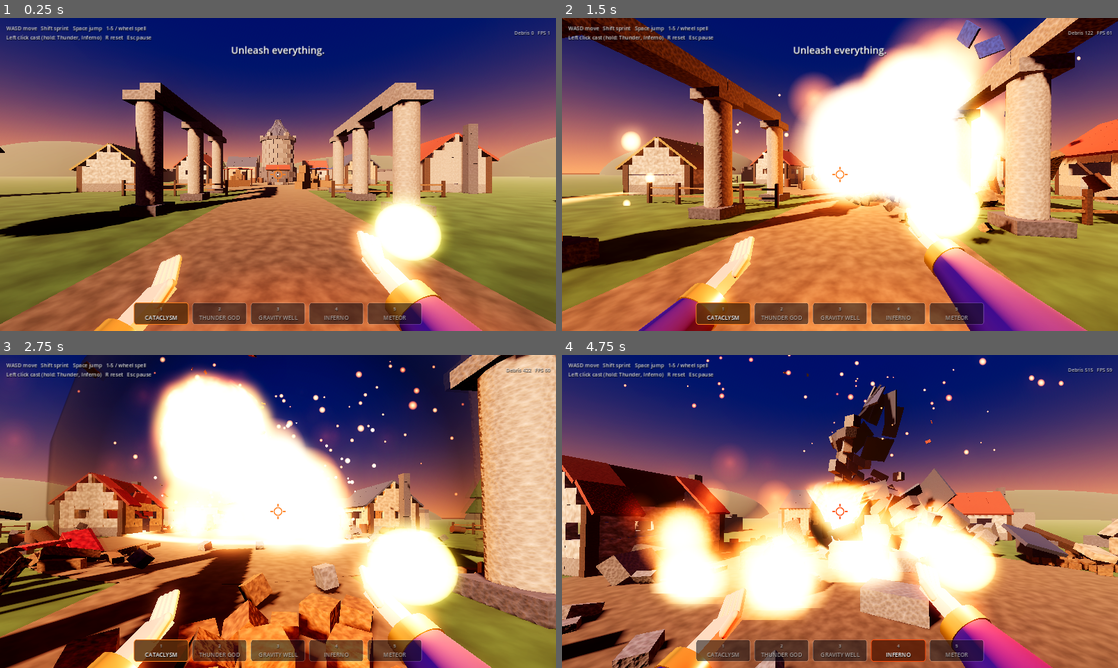
Above: before the commit, frames 1-4 (two rows, left to right).
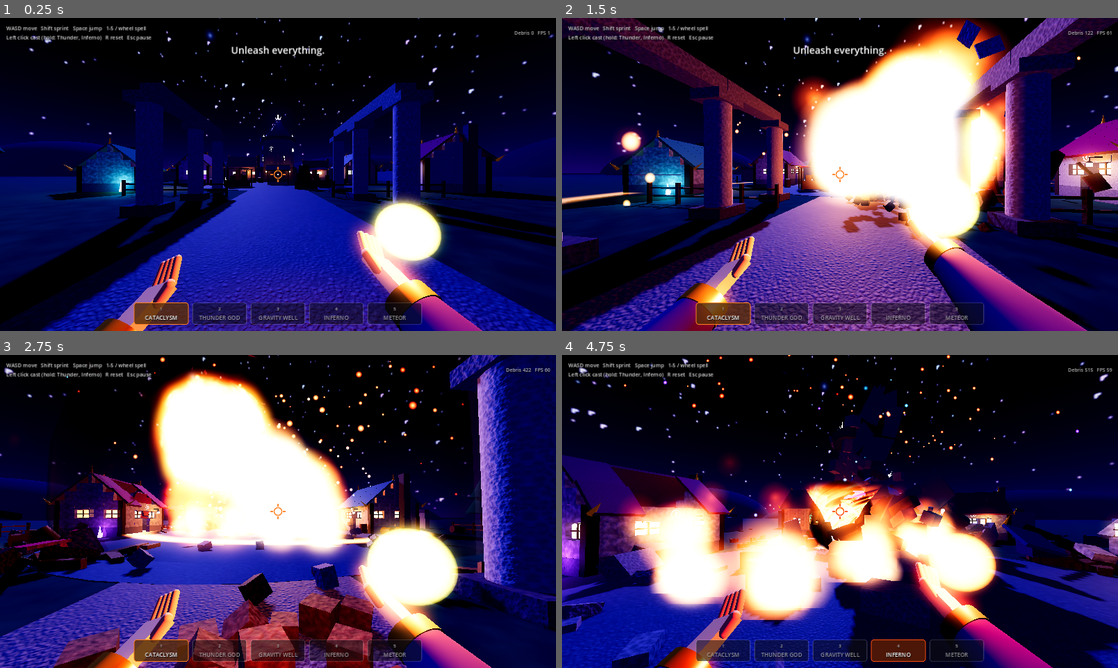
Above: after the commit, the same moments.

Repository: varneykirk55-collab/wizard-sandbox-
Game: Godot game, scene res://scenes/main.tscn
The game is run twice, just before and just after one commit, with the same random seed, the same clock (stepped at 60 frames per second) and the same inputs.
Inputs (mouse positions are in pixels of both pictures, inside the frame that each line leads up to):
- Up to frame 1 (0.25 s): no input
- Up to frame 2 (1.5 s): tap Enter at 0.5 s; move the mouse to (867, 174) at 0.52 s; press the mouse at (867, 174) at 0.53 s; hold W (move_forward) from 0.53 s (still down); tap Space (jump) at 0.77 s; move the mouse to (812, 174) at 1.27 s; release the mouse at (812, 174) at 1.28 s; click (812, 174) at 1.35 s
- Up to frame 3 (2.75 s): keep holding W (move_forward); tap Space (jump) at 1.52 s; move the mouse to (289, 505) at 2.02 s; press the mouse at (289, 505) at 2.03 s; tap 1 (spell_1) at 2.1 s
- Up to frame 4 (4.75 s): keep holding W (move_forward); move the mouse to (834, 517) at 2.77 s; release the mouse at (834, 517) at 2.78 s; tap 2 (spell_2) at 2.85 s; tap Space (jump) at 3.02, 3.77, 4.52 s; click (834, 517) at 3.05 s; move the mouse to (878, 514) at 3.52 s; press the mouse at (878, 514) at 3.53 s; tap 3 (spell_3) at 3.6 s; move the mouse to (795, 508) at 4.27 s; release the mouse at (795, 508) at 4.28 s; tap 4 (spell_4) at 4.35 s; click (795, 508) at 4.55 s

The runs differ from the first frame. In frame 1, 97% of the frame differs, in the area x 0-100%, y 0-100%; in frame 2, 85%; in frame 3, 83%; in frame 4, 89%.

Commit message:
Phase A: enchanted night environment, palette, reusable decorations
Night sky with stars, moonlight, mist and motes; restyled materials and
cobblestone ground; Decor autoload with window, lantern, crystal, finial,
curl, rune and sign attached to destructible pieces on houses, tower, gate.
Destruction specs, spells, audio and input untouched. Not run in Godot.

Co-Authored-By: Claude Fable 5.2 <noreply@anthropic.com>
Claude-Session: https://claude.ai/code/session_01Ma6tayDxpS1caL6fiJ29CF

Diff:
--- a/project.godot
+++ b/project.godot
@@ -15,6 +15,7 @@
 AudioManager="*res://scripts/audio/audio_manager.gd"
 DM="*res://scripts/destruction/destruction_manager.gd"
 FX="*res://scripts/fx/fx.gd"
+Decor="*res://scripts/world/decor.gd"
 
 [display]
 
--- a/scripts/destruction/destruction_manager.gd
+++ b/scripts/destruction/destruction_manager.gd
@@ -313,21 +313,21 @@
 # ---------------------------------------------------------------------------
 
 func _build_materials() -> void:
-	materials["stone"] = _mat(Color(0.62, 0.6, 0.57), 0.92, 0.8, true, 0.05)
-	materials["stone_dark"] = _mat(Color(0.4, 0.4, 0.43), 0.95, 0.8, true, 0.05)
-	materials["stone_light"] = _mat(Color(0.78, 0.74, 0.66), 0.9, 0.8, true, 0.06)
+	materials["stone"] = _mat(Color(0.52, 0.5, 0.62), 0.92, 0.8, true, 0.05)
+	materials["stone_dark"] = _mat(Color(0.3, 0.29, 0.42), 0.95, 0.8, true, 0.05)
+	materials["stone_light"] = _mat(Color(0.7, 0.68, 0.8), 0.9, 0.8, true, 0.06)
 	materials["rock"] = _mat(Color(0.2, 0.17, 0.15), 1.0, 0.6, true, 0.04)
-	materials["plaster"] = _mat(Color(0.9, 0.86, 0.76), 0.85, 0.5, false, 0.02)
-	materials["plaster_warm"] = _mat(Color(0.88, 0.74, 0.56), 0.85, 0.5, false, 0.02)
-	materials["timber"] = _mat(Color(0.3, 0.2, 0.13), 0.8, 1.2, false, 0.03)
-	materials["wood"] = _mat(Color(0.58, 0.42, 0.25), 0.75, 1.2, false, 0.03)
-	materials["barrel"] = _mat(Color(0.45, 0.28, 0.16), 0.7, 1.4, false, 0.04)
-	materials["roof_red"] = _mat(Color(0.66, 0.24, 0.16), 0.8, 1.6, true, 0.08)
-	materials["roof_slate"] = _mat(Color(0.28, 0.33, 0.42), 0.6, 1.6, true, 0.08)
-	materials["thatch"] = _mat(Color(0.74, 0.62, 0.33), 1.0, 2.0, false, 0.06)
-	materials["cloth_red"] = _mat(Color(0.75, 0.15, 0.18), 0.9, 1.0, false, 0.02)
-	materials["cloth_blue"] = _mat(Color(0.18, 0.32, 0.7), 0.9, 1.0, false, 0.02)
-	materials["leaf"] = _mat(Color(0.16, 0.36, 0.17), 0.95, 1.0, false, 0.07)
+	materials["plaster"] = _mat(Color(0.82, 0.78, 0.88), 0.85, 0.5, false, 0.02)
+	materials["plaster_warm"] = _mat(Color(0.86, 0.7, 0.64), 0.85, 0.5, false, 0.02)
+	materials["timber"] = _mat(Color(0.22, 0.14, 0.15), 0.8, 1.2, false, 0.03)
+	materials["wood"] = _mat(Color(0.5, 0.34, 0.27), 0.75, 1.2, false, 0.03)
+	materials["barrel"] = _mat(Color(0.4, 0.24, 0.21), 0.7, 1.4, false, 0.04)
+	materials["roof_red"] = _mat(Color(0.56, 0.16, 0.42), 0.8, 1.6, true, 0.08)
+	materials["roof_slate"] = _mat(Color(0.16, 0.3, 0.58), 0.6, 1.6, true, 0.08)
+	materials["thatch"] = _mat(Color(0.26, 0.5, 0.5), 1.0, 2.0, false, 0.06)
+	materials["cloth_red"] = _mat(Color(0.78, 0.15, 0.42), 0.9, 1.0, false, 0.02)
+	materials["cloth_blue"] = _mat(Color(0.2, 0.36, 0.88), 0.9, 1.0, false, 0.02)
+	materials["leaf"] = _mat(Color(0.1, 0.36, 0.34), 0.95, 1.0, false, 0.07)
 
 
 func _mat(color: Color, rough: float, uv: float, cellular: bool, freq: float) -> StandardMaterial3D:
--- a/scripts/destruction/structure.gd
+++ b/scripts/destruction/structure.gd
@@ -4,6 +4,8 @@
 ## collapse, and restores itself 180 s after it was first damaged.
 
 var specs: Array = []
+var decor: Array = []     # decorations riding on pieces (see Decor autoload)
+var marks: Array = []     # builder notes, e.g. window openings
 var pieces: Array = []
 var total := 0
 var loose_count := 0
@@ -19,6 +21,27 @@
 
 func add_cyl(diameter: float, height: float, pos: Vector3, mat: String = "stone", hp: float = 100.0, cone: bool = false) -> void:
 	specs.append({"dim": Vector3(diameter, height, diameter), "kind": 2 if cone else 1, "mat": mat, "hp": hp, "density": 1.0, "xform": Transform3D(Basis.IDENTITY, pos)})
+
+
+## Attaches a decoration to whichever piece is closest to `pos` (structure
+## space). Call after the pieces it should ride on have been added.
+func decorate(kind: String, pos: Vector3, bas: Basis = Basis.IDENTITY, tint: Color = Color(1, 1, 1), lit: bool = false) -> void:
+	var best := -1
+	var best_d := 1.0e9
+	for i in specs.size():
+		var xf: Transform3D = specs[i]["xform"]
+		var d: Vector3 = specs[i]["dim"]
+		var lp := xf.affine_inverse() * pos
+		var h := d * 0.5
+		var cl := Vector3(clampf(lp.x, -h.x, h.x), clampf(lp.y, -h.y, h.y), clampf(lp.z, -h.z, h.z))
+		var dist := lp.distance_to(cl)
+		if dist < best_d:
+			best_d = dist
+			best = i
+	if best < 0:
+		return
+	var pxf: Transform3D = specs[best]["xform"]
+	decor.append({"piece": best, "kind": kind, "xform": pxf.affine_inverse() * Transform3D(bas, pos), "tint": tint, "lit": lit})
 
 
 ## (Re)creates every piece from the blueprint.
@@ -48,6 +71,8 @@
 		else:
 			bounds = bounds.merge(box)
 	_link_supports(aabbs)
+	for dc in decor:
+		Decor.attach(pieces[dc["piece"]], dc["kind"], dc["xform"], dc["tint"], dc["lit"])
 	center = global_transform * bounds.get_center()
 	radius = bounds.size.length() * 0.5
 
@@ -93,6 +118,7 @@
 		damaged_at = DM.now
 	loose_count += 1
 	last_touch = DM.now
+	Decor.on_loosened(piece)
 	for d in piece.dependents:
 		if is_instance_valid(d) and not d.is_loose:
 			d.check_support()
--- a/scripts/main.gd
+++ b/scripts/main.gd
@@ -41,43 +41,69 @@
 
 
 func _build_environment() -> void:
+	# Enchanted night: indigo sky with stars, cool moonlight, purple mist.
 	var sky_mat := ProceduralSkyMaterial.new()
-	sky_mat.sky_top_color = Color(0.09, 0.15, 0.36)
-	sky_mat.sky_horizon_color = Color(0.9, 0.52, 0.34)
-	sky_mat.ground_bottom_color = Color(0.05, 0.05, 0.07)
-	sky_mat.ground_horizon_color = Color(0.7, 0.42, 0.3)
-	sky_mat.sun_angle_max = 25.0
+	sky_mat.sky_top_color = Color(0.015, 0.02, 0.09)
+	sky_mat.sky_horizon_color = Color(0.2, 0.11, 0.36)
+	sky_mat.ground_bottom_color = Color(0.01, 0.01, 0.03)
+	sky_mat.ground_horizon_color = Color(0.14, 0.08, 0.26)
+	sky_mat.sun_angle_max = 4.0
+	sky_mat.sky_cover = _star_texture()
+	sky_mat.sky_cover_modulate = Color(1, 1, 1, 1)
 	var sky := Sky.new()
 	sky.sky_material = sky_mat
 	var env := Environment.new()
 	env.background_mode = Environment.BG_SKY
 	env.sky = sky
-	env.ambient_light_source = Environment.AMBIENT_SOURCE_SKY
-	env.ambient_light_energy = 0.75
+	env.ambient_light_source = Environment.AMBIENT_SOURCE_COLOR
+	env.ambient_light_color = Color(0.3, 0.29, 0.6)
+	env.ambient_light_energy = 0.6
 	env.tonemap_mode = Environment.TONE_MAPPER_ACES
 	env.tonemap_white = 6.0
 	env.glow_enabled = true
-	env.glow_intensity = 0.9
-	env.glow_bloom = 0.12
+	env.glow_intensity = 1.0
+	env.glow_bloom = 0.1
 	env.glow_hdr_threshold = 1.0
 	env.glow_blend_mode = Environment.GLOW_BLEND_MODE_ADDITIVE
 	env.fog_enabled = true
-	env.fog_light_color = Color(0.62, 0.46, 0.4)
-	env.fog_density = 0.0035
-	env.fog_sun_scatter = 0.3
+	env.fog_light_color = Color(0.13, 0.09, 0.27)
+	env.fog_density = 0.005
+	env.fog_sky_affect = 0.25
+	env.fog_height = 2.5
+	env.fog_height_density = 0.04
 	env.adjustment_enabled = true
 	env.adjustment_contrast = 1.08
-	env.adjustment_saturation = 1.12
+	env.adjustment_saturation = 1.2
 	var we := WorldEnvironment.new()
 	we.environment = env
 	add_child(we)
-	var sun := DirectionalLight3D.new()
-	sun.rotation_degrees = Vector3(-32.0, -37.0, 0.0)
-	sun.light_color = Color(1.0, 0.82, 0.64)
-	sun.light_energy = 1.6
-	sun.shadow_enabled = true
-	sun.directional_shadow_max_distance = 130.0
-	add_child(sun)
+	# The moon hangs behind the village, rim-lighting the silhouettes.
+	var moon := DirectionalLight3D.new()
+	moon.rotation_degrees = Vector3(-35.0, -160.0, 0.0)
+	moon.light_color = Color(0.56, 0.64, 1.0)
+	moon.light_energy = 0.7
+	moon.shadow_enabled = true
+	moon.directional_shadow_max_distance = 130.0
+	add_child(moon)
+	# Drifting magical motes over the village.
+	var motes: GPUParticles3D = FX.particles({"mat": "magic", "amount": 140, "life": 7.0, "radius": 30.0, "vel": Vector2(0.1, 0.5), "grav": Vector3(0.0, 0.05, 0.0), "scale": Vector2(0.1, 0.26), "curve": [[0.0, 0.0], [0.3, 1.0], [0.7, 1.0], [1.0, 0.0]], "colors": [Color(0.3, 0.95, 1.0, 0.0), Color(0.3, 0.95, 1.0, 0.8), Color(0.7, 0.4, 1.0, 0.8), Color(0.7, 0.4, 1.0, 0.0)]})
+	motes.position = Vector3(0.0, 5.0, -4.0)
+	add_child(motes)
+
+
+func _star_texture() -> ImageTexture:
+	var img := Image.create(1024, 512, false, Image.FORMAT_RGBA8)
+	img.fill(Color(0, 0, 0, 1))
+	for i in 1400:
+		var x := randi_range(1, 1022)
+		var y := randi_range(1, 250)
+		var b := randf_range(0.35, 1.0)
+		var c := Color(b * randf_range(0.8, 1.0), b * randf_range(0.8, 1.0), b, 1.0)
+		img.set_pixel(x, y, c)
+		if b > 0.9:
+			img.set_pixel(x + 1, y, c)
+			img.set_pixel(x, y + 1, c)
+	return ImageTexture.create_from_image(img)
 
 
 func _build_ground() -> void:
@@ -92,7 +118,7 @@
 	body.add_child(col)
 	add_child(body)
 
-	var grass := _ground_mat(Color(0.3, 0.42, 0.2), 0.08)
+	var grass := _ground_mat(Color(0.13, 0.27, 0.23), 0.08, false)
 	var mi := MeshInstance3D.new()
 	var pm := PlaneMesh.new()
 	pm.size = Vector2(600.0, 600.0)
@@ -100,8 +126,8 @@
 	mi.material_override = grass
 	add_child(mi)
 
-	# Dirt plaza and the road in from the spawn point (visual only).
-	var dirt := _ground_mat(Color(0.5, 0.41, 0.3), 0.25)
+	# Cobblestone plaza and road in from the spawn point (visual only).
+	var dirt := _ground_mat(Color(0.42, 0.4, 0.55), 0.45, true)
 	var plaza := MeshInstance3D.new()
 	var cm := CylinderMesh.new()
 	cm.top_radius = 12.5
@@ -124,7 +150,7 @@
 
 	# Distant hills for a readable horizon.
 	var hill_mat := StandardMaterial3D.new()
-	hill_mat.albedo_color = Color(0.16, 0.24, 0.16)
+	hill_mat.albedo_color = Color(0.07, 0.06, 0.15)
 	hill_mat.roughness = 1.0
 	var sm := SphereMesh.new()
 	sm.radius = 1.0
@@ -141,10 +167,13 @@
 		add_child(hill)
 
 
-func _ground_mat(color: Color, uv: float) -> StandardMaterial3D:
+func _ground_mat(color: Color, uv: float, cobble: bool) -> StandardMaterial3D:
 	var n := FastNoiseLite.new()
-	n.frequency = 0.02
-	n.fractal_octaves = 5
+	n.frequency = 0.05 if cobble else 0.02
+	n.fractal_octaves = 2 if cobble else 5
+	if cobble:
+		n.noise_type = FastNoiseLite.TYPE_CELLULAR
+		n.cellular_return_type = FastNoiseLite.RETURN_DISTANCE2_SUB
 	var ramp := Gradient.new()
 	ramp.offsets = PackedFloat32Array([0.0, 1.0])
 	ramp.colors = PackedColorArray([Color(0.6, 0.6, 0.6), Color(1, 1, 1)])
@@ -157,7 +186,17 @@
 	var m := StandardMaterial3D.new()
 	m.albedo_color = color
 	m.albedo_texture = tex
-	m.roughness = 1.0
+	m.roughness = 0.8 if cobble else 1.0
+	if cobble:
+		var ntex := NoiseTexture2D.new()
+		ntex.width = 512
+		ntex.height = 512
+		ntex.seamless = true
+		ntex.noise = n
+		ntex.as_normal_map = true
+		ntex.bump_strength = 10.0
+		m.normal_enabled = true
+		m.normal_texture = ntex
 	m.uv1_triplanar = true
 	m.uv1_world_triplanar = true
 	m.uv1_scale = Vector3.ONE * uv
--- /dev/null
+++ b/scripts/world/decor.gd
@@ -0,0 +1,150 @@
+extends Node
+## Reusable magical decorations (autoload "Decor"). Visual only: no collision,
+## no health. Each decoration is parented to the mesh of one destructible
+## piece, so it rides along when that piece breaks loose, shrinks with it when
+## it is consumed, vanishes when it shatters, and is recreated on rebuild.
+##
+## Kinds: window, lantern, crystal, finial, curl, rune, sign.
+## Local frame: origin at the attach point, +Z out of the wall, +Y up.
+
+var _mats: Dictionary = {}
+var _meshes: Dictionary = {}
+
+
+func _ready() -> void:
+	_mats["iron"] = _plain(Color(0.08, 0.08, 0.11), 0.6, 0.5, Color(0, 0, 0), 0.0)
+	_mats["timber"] = _plain(Color(0.2, 0.13, 0.11), 0.0, 0.85, Color(0, 0, 0), 0.0)
+	_mats["gold"] = _plain(Color(0.95, 0.72, 0.28), 0.9, 0.3, Color(0.7, 0.45, 0.12), 0.45)
+
+
+func attach(piece, kind: String, xform: Transform3D, tint: Color, lit: bool) -> void:
+	var root := Node3D.new()
+	root.transform = xform
+	piece.mesh_instance.add_child(root)
+	match kind:
+		"window":
+			_add(root, _box(0.84, 0.84, 0.07), _glow(tint, 2.6), Vector3.ZERO)
+			_add(root, _box(0.07, 0.92, 0.12), _mats["timber"], Vector3.ZERO)
+			_add(root, _box(0.92, 0.07, 0.12), _mats["timber"], Vector3.ZERO)
+		"lantern":
+			_add(root, _box(0.06, 0.06, 0.55), _mats["iron"], Vector3(0.0, 0.0, 0.27))
+			_add(root, _box(0.025, 0.2, 0.025), _mats["iron"], Vector3(0.0, -0.12, 0.5))
+			_add(root, _cone(0.17, 0.12, 4), _mats["iron"], Vector3(0.0, -0.26, 0.5))
+			_add(root, _box(0.2, 0.26, 0.2), _glow(tint, 4.0), Vector3(0.0, -0.45, 0.5))
+			if lit:
+				_light(root, tint, 1.8, 9.0, Vector3(0.0, -0.45, 0.65))
+		"crystal":
+			var g := _glow(tint, 3.5)
+			_add(root, _cone(0.2, 1.1, 5), g, Vector3(0.0, 0.5, 0.0))
+			_add(root, _cone(0.14, 0.75, 5), g, Vector3(0.22, 0.3, 0.05), Vector3(0.0, 0.0, -0.45))
+			_add(root, _cone(0.12, 0.6, 5), g, Vector3(-0.18, 0.25, 0.12), Vector3(0.3, 0.0, 0.5))
+			if lit:
+				_light(root, tint, 1.6, 8.0, Vector3(0.0, 0.8, 0.0))
+		"finial":
+			_add(root, _sphere(0.11), _mats["gold"], Vector3(0.0, 0.06, 0.0))
+			_add(root, _cone(0.09, 0.6, 8), _mats["gold"], Vector3(0.0, 0.4, 0.0))
+		"curl":
+			_add(root, _cone(0.12, 0.85, 6), _mats["gold"], Vector3(0.0, 0.0, 0.3), Vector3(PI * 0.5, 0.0, 0.0))
+		"rune":
+			var r := _glow(tint, 3.0)
+			_add(root, _torus(0.22, 0.27), r, Vector3.ZERO, Vector3(PI * 0.5, 0.0, 0.0))
+			_add(root, _box(0.04, 0.3, 0.03), r, Vector3.ZERO)
+			_add(root, _box(0.2, 0.04, 0.03), r, Vector3(0.0, 0.05, 0.0), Vector3(0.0, 0.0, 0.6))
+			_add(root, _box(0.2, 0.04, 0.03), r, Vector3(0.0, -0.05, 0.0), Vector3(0.0, 0.0, -0.6))
+		"sign":
+			_add(root, _box(0.05, 0.05, 1.0), _mats["iron"], Vector3(0.0, 0.0, 0.5))
+			_add(root, _box(0.06, 0.5, 0.8), _mats["timber"], Vector3(0.0, -0.38, 0.55))
+			_add(root, _box(0.09, 0.26, 0.26), _glow(tint, 3.0), Vector3(0.0, -0.38, 0.55), Vector3(PI * 0.25, 0.0, 0.0))
+
+
+## A piece carrying decorations has broken loose: its lights go out.
+func on_loosened(piece) -> void:
+	for l in piece.mesh_instance.find_children("*", "OmniLight3D", true, false):
+		var tw: Tween = l.create_tween()
+		tw.tween_property(l, "light_energy", 0.0, 0.5)
+
+
+func _add(root: Node3D, mesh: Mesh, mat: Material, pos: Vector3, rot: Vector3 = Vector3.ZERO) -> void:
+	var mi := MeshInstance3D.new()
+	mi.mesh = mesh
+	mi.material_override = mat
+	mi.position = pos
+	mi.rotation = rot
+	mi.cast_shadow = GeometryInstance3D.SHADOW_CASTING_SETTING_OFF
+	root.add_child(mi)
+
+
+func _light(root: Node3D, color: Color, energy: float, rng: float, pos: Vector3) -> void:
+	var l := OmniLight3D.new()
+	l.light_color = color
+	l.light_energy = energy
+	l.omni_range = rng
+	l.omni_attenuation = 1.5
+	l.shadow_enabled = false
+	l.position = pos
+	root.add_child(l)
+
+
+func _plain(color: Color, metallic: float, rough: float, emission: Color, energy: float) -> StandardMaterial3D:
+	var m := StandardMaterial3D.new()
+	m.albedo_color = color
+	m.metallic = metallic
+	m.roughness = rough
+	if energy > 0.0:
+		m.emission_enabled = true
+		m.emission = emission
+		m.emission_energy_multiplier = energy
+	return m
+
+
+func _glow(tint: Color, energy: float) -> StandardMaterial3D:
+	var key := "glow_%s_%.1f" % [tint.to_html(false), energy]
+	if not _mats.has(key):
+		_mats[key] = _plain(Color(tint.r * 0.35, tint.g * 0.35, tint.b * 0.35), 0.0, 0.4, tint, energy)
+	return _mats[key]
+
+
+func _box(x: float, y: float, z: float) -> Mesh:
+	var key := "b_%.3f_%.3f_%.3f" % [x, y, z]
+	if not _meshes.has(key):
+		var m := BoxMesh.new()
+		m.size = Vector3(x, y, z)
+		_meshes[key] = m
+	return _meshes[key]
+
+
+func _cone(radius: float, height: float, segs: int) -> Mesh:
+	var key := "c_%.3f_%.3f_%d" % [radius, height, segs]
+	if not _meshes.has(key):
+		var m := CylinderMesh.new()
+		m.top_radius = 0.0
+		m.bottom_radius = radius
+		m.height = height
+		m.radial_segments = segs
+		m.rings = 1
+		_meshes[key] = m
+	return _meshes[key]
+
+
+func _sphere(radius: float) -> Mesh:
+	var key := "s_%.3f" % radius
+	if not _meshes.has(key):
+		var m := SphereMesh.new()
+		m.radius = radius
+		m.height = radius * 2.0
+		m.radial_segments = 12
+		m.rings = 6
+		_meshes[key] = m
+	return _meshes[key]
+
+
+func _torus(inner: float, outer: float) -> Mesh:
+	var key := "t_%.3f_%.3f" % [inner, outer]
+	if not _meshes.has(key):
+		var m := TorusMesh.new()
+		m.inner_radius = inner
+		m.outer_radius = outer
+		m.rings = 20
+		m.ring_segments = 6
+		_meshes[key] = m
+	return _meshes[key]
--- a/scripts/world/village_builder.gd
+++ b/scripts/world/village_builder.gd
@@ -1,5 +1,10 @@
 extends Node3D
 ## Procedurally assembles the destructible village out of pre-fractured sections.
+
+const GOLD := Color(1.0, 0.72, 0.3)
+const CYAN := Color(0.3, 0.95, 1.0)
+const VIOLET := Color(0.7, 0.4, 1.0)
+const TEAL := Color(0.25, 1.0, 0.75)
 
 var _structure_script: Script
 
@@ -74,6 +79,7 @@
 			if door and c == door_col and r < door_rows:
 				continue
 			if windows and rows >= 4 and r == 2 and c % 2 == 1 and c != door_col:
+				s.marks.append({"pos": start + dir * ((c + 0.5) * cw) + Vector3(0.0, (r + 0.5) * rh, 0.0), "along_x": along_x, "w": cw, "h": rh})
 				continue
 			var ctr := start + dir * ((c + 0.5) * cw) + Vector3(0.0, (r + 0.5) * rh, 0.0)
 			var dimv := Vector3(cw * 0.995, rh * 0.995, thick) if along_x else Vector3(thick, rh * 0.995, cw * 0.995)
@@ -139,7 +145,43 @@
 	var n := int(ceilf(ch / 0.9))
 	for k in n:
 		s.add_box(Vector3(0.7, ch / n * 0.995, 0.7), Vector3(hx + 0.37, (k + 0.5) * ch / n, -hz * 0.3), Basis.IDENTITY, "stone_dark", 150.0)
-	s.build()
+	_decorate_house(s, w, h, d, rise, drop, over, rows, rh)
+	s.build()
+
+
+## Enchanted dressing for a house: glowing windows, door lantern and rune,
+## gold ridge finials, upturned eave curls, crystals, and sometimes a sign.
+func _decorate_house(s, w: float, h: float, d: float, rise: float, drop: float, over: float, rows: int, rh: float) -> void:
+	var hx := w * 0.5
+	var hz := d * 0.5
+	var tints := [CYAN, VIOLET, TEAL]
+	var idx: int = DM.structures.size()
+	var tint: Color = tints[idx % 3]
+	var tint2: Color = tints[(idx + 1) % 3]
+	for m in s.marks:
+		var mp: Vector3 = m["pos"]
+		var ax: bool = m["along_x"]
+		var mw: float = m["w"]
+		var mh: float = m["h"]
+		var wb := Basis.IDENTITY if ax else Basis(Vector3.UP, PI * 0.5)
+		s.decorate("window", mp, wb * Basis.from_scale(Vector3(mw, mh, 1.0)), GOLD)
+	var length := w - 0.8
+	var cols := maxi(1, int(roundf(length / 1.25)))
+	var cw := length / cols
+	var door_x := -hx + 0.4 + (int(cols / 2.0) + 0.5) * cw
+	var door_top := mini(3, rows - 1) * rh
+	s.decorate("lantern", Vector3(door_x + cw, minf(h - 0.35, 2.7), hz + 0.01), Basis.IDENTITY, GOLD, true)
+	if rows > 3:
+		s.decorate("rune", Vector3(door_x, door_top + rh * 0.5, hz + 0.03), Basis.IDENTITY, tint)
+	if idx % 3 == 0:
+		s.decorate("sign", Vector3(door_x - cw, minf(h - 0.3, 2.9), hz + 0.01), Basis.IDENTITY, tint)
+	for sx in [-1.0, 1.0]:
+		s.decorate("finial", Vector3(float(sx) * (hx - 0.15), h + rise + 0.12, 0.0), Basis.IDENTITY, GOLD)
+		for sz in [-1.0, 1.0]:
+			var yaw := 0.0 if float(sz) > 0.0 else PI
+			s.decorate("curl", Vector3(float(sx) * hx, h - drop + 0.12, float(sz) * (hz + over)), Basis(Vector3.UP, yaw) * Basis(Vector3.RIGHT, -0.7), GOLD)
+	s.decorate("crystal", Vector3(-(hx + 0.55), 0.0, hz * 0.5), Basis(Vector3.UP, 0.7), tint, true)
+	s.decorate("crystal", Vector3(hx * 0.4, 0.0, -(hz + 0.6)), Basis.from_scale(Vector3.ONE * 0.7), tint2)
 
 
 func _tower(pos: Vector3) -> void:
@@ -178,6 +220,21 @@
 			var k := (j + 0.5) * 0.5
 			var width := 2.0 * rim * (1.0 - j * 0.5) * tan(PI / 8.0) * 1.08
 			s.add_box(Vector3(width, 0.16, slope * 0.5), p0 + u * (slope * k), bas, "roof_slate", 80.0)
+	# Enchantments: rune band, glowing slits, crown crystals, apex crystal, lanterns.
+	for i in 4:
+		var ra := float(i) * TAU / 4.0 + 0.4
+		var rb := Basis(Vector3.UP, PI * 0.5 - ra)
+		s.decorate("rune", Vector3(cos(ra) * 3.7, 7.2, sin(ra) * 3.7), rb * Basis.from_scale(Vector3.ONE * 1.8), CYAN)
+		var wa := ra + PI * 0.25
+		var wb := Basis(Vector3.UP, PI * 0.5 - wa)
+		s.decorate("window", Vector3(cos(wa) * 3.66, 5.2, sin(wa) * 3.66), wb * Basis.from_scale(Vector3(0.45, 1.1, 1.0)), GOLD)
+	for i in range(1, 12, 4):
+		var ca := float(i) * TAU / 12.0
+		s.decorate("crystal", Vector3(cos(ca) * 3.75, y + 0.02, sin(ca) * 3.75), Basis.from_scale(Vector3.ONE * 0.7), TEAL)
+	s.decorate("crystal", Vector3(0.0, y + apex_h - 0.4, 0.0), Basis.from_scale(Vector3.ONE * 2.2), VIOLET, true)
+	for la in [PI * 0.5 - 0.55, PI * 0.5 + 0.55]:
+		var lf := float(la)
+		s.decorate("lantern", Vector3(cos(lf) * 4.36, 2.7, sin(lf) * 4.36), Basis(Vector3.UP, PI * 0.5 - lf), GOLD, true)
 	s.build()
 
 
@@ -202,6 +259,10 @@
 	s.add_box(Vector3(3.9, 0.8, 1.1), Vector3(-1.95, 4.9, 0.0), Basis.IDENTITY, "stone", 160.0)
 	s.add_box(Vector3(3.9, 0.8, 1.1), Vector3(1.95, 4.9, 0.0), Basis.IDENTITY, "stone", 160.0)
 	s.add_box(Vector3(1.6, 0.7, 1.3), Vector3(0.0, 5.65, 0.0), Basis.IDENTITY, "stone_dark", 160.0)
+	for sx in [-1.0, 1.0]:
+		s.decorate("rune", Vector3(float(sx) * 3.2, 2.6, 0.67), Basis.from_scale(Vector3.ONE * 1.5), VIOLET)
+		s.decorate("lantern", Vector3(float(sx) * 1.6, 4.45, 0.56), Basis.IDENTITY, GOLD, true)
+	s.decorate("crystal", Vector3(0.0, 6.0, 0.0), Basis.from_scale(Vector3.ONE * 1.4), TEAL, true)
 	s.build()
 
 
